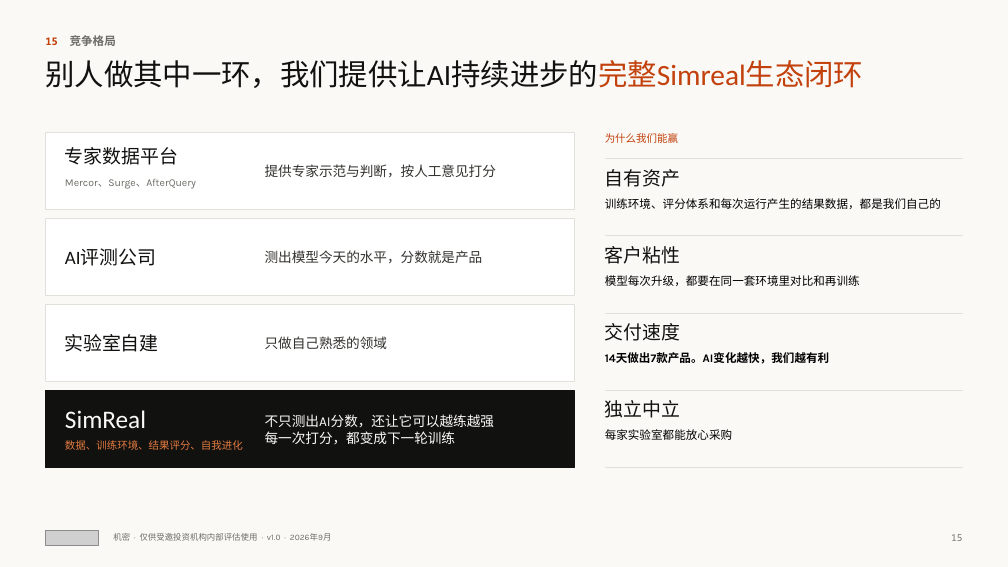
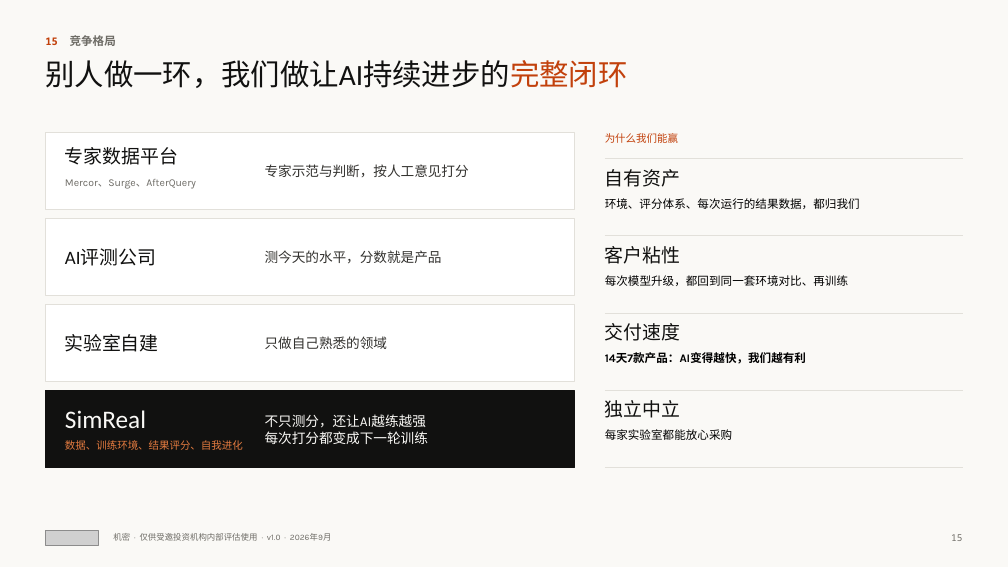
Before and after one commit to wangchen0802/Delta1, a slide deck: slide 15 of SimReal-BP-v17.pptx. Drawn at 1008x567 pixels with LibreOffice and Linux fonts; fonts in the diff are those of the drawing; grey boxes stand for pictures. Boxes give left, top, right and bottom in pixels: in the first picture for what was removed or moved away, otherwise in the second. Text is boxed around its words. In the diff, an @@ line names an element or a change of style, - is before the commit and + after.

```diff
--- a/SimReal-BP-v17.pptx
+++ b/SimReal-BP-v17.pptx
@@ text at [45,60,627,88]: text changed @@
-别人做其中一环，我们提供让AI持续进步的完整Simreal生态闭环
+别人做一环，我们做让AI持续进步的完整闭环
@@ text at [265,164,469,177]: text changed @@
-提供专家示范与判断，按人工意见打分
+专家示范与判断，按人工意见打分
@@ text at [605,198,860,209]: text changed @@
-训练环境、评分体系和每次运行产生的结果数据，都是我们自己的
+环境、评分体系、每次运行的结果数据，都归我们
@@ text at [265,250,442,264]: text changed @@
-测出模型今天的水平，分数就是产品
+测今天的水平，分数就是产品
@@ text at [605,275,848,286]: text changed @@
-模型每次升级，都要在同一套环境里对比和再训练
+每次模型升级，都回到同一套环境对比、再训练
@@ text at [605,352,806,364]: text changed @@
-14天做出7款产品。AI变化越快，我们越有利
+14天7款产品：AI变得越快，我们越有利
@@ text at [265,414,428,444]: text changed @@
-不只测出AI分数，还让它可以越练越强
-每一次打分，都变成下一轮训练
+不只测分，还让AI越练越强
+每次打分都变成下一轮训练
```
Also in this commit, not shown: 17 other slides changed, 2 other files.
